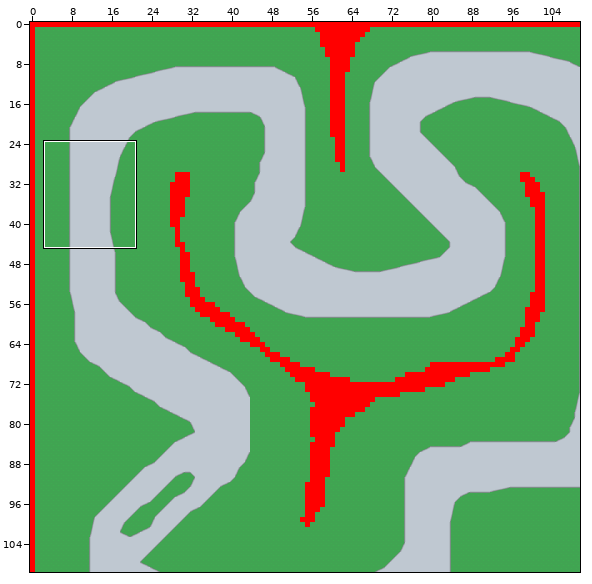
Tiled map, stored at assets/courses/track3.tmx. Above, an overview of the earlier version with the close-up marked.
Close-up. As it was:
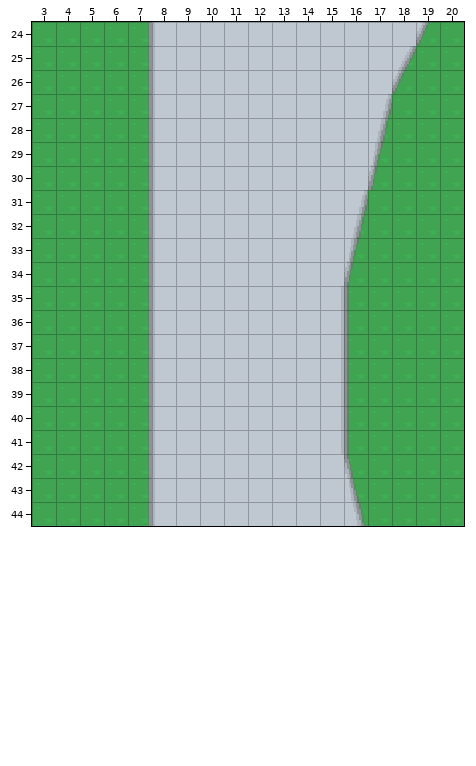
Cells are 16x16 px. Shown: x 3..20, y 24..44. The commit also changed other parts of the map, which this record leaves out.
And afterwards:
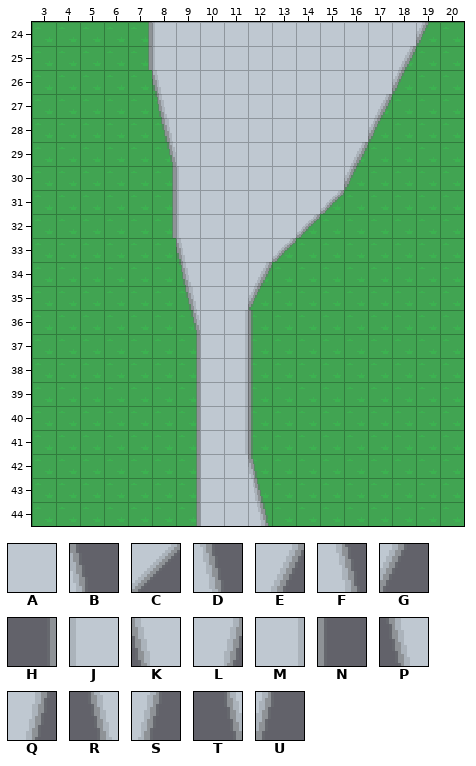
Key: from "template_tiles.tsx": A 1, B 7, C 15, D 19, E 29, F 31, G 41, H 51, J 52, K 54, L 55, M 64, N 65, P 66, Q 67, R 78, S 79, T 90, U 91.
_ is an empty cell, . an unchanged one.
Difference:
--- layer "road"
@@ x 7..17 @@
-26 HJ.........
-27 HJ........L
-28 HJ........Q
-29 HJ.......AS
-30 HJA......AU
-31 HJA.....AL.
-32 HJA....AAQ.
-33 HJA...AAAS.
-34 HJA..AAAAU.
-35 HJA..AAAMN.
-36 HJA.AAAAMN.
-37 HJA.AAAAMN.
-38 HJA.AAAAMN.
-39 HJA.AAAAMN.
-40 HJA.AAAAMN.
-41 HJA.AAAAMN.
-42 HJA..AAAAB.
-43 HJA..AAAAD.
-44 HJA..AAAAF.
+26 _K.........
+27 _P........E
+28 _R........G
+29 _T.......E_
+30 _HJ......G_
+31 _HJ.....C_.
+32 _HJ....C__.
+33 __K...C___.
+34 __P..E____.
+35 __R..G____.
+36 __T.MN____.
+37 __H.MN____.
+38 __H.MN____.
+39 __H.MN____.
+40 __H.MN____.
+41 __H.MN____.
+42 __H..B____.
+43 __H..D____.
+44 __H..F____.
Pixel boxes of the changes (left, top, right, bottom) in both close-ups:
changed: (148, 70, 200, 526)
changed: (245, 94, 392, 526)
